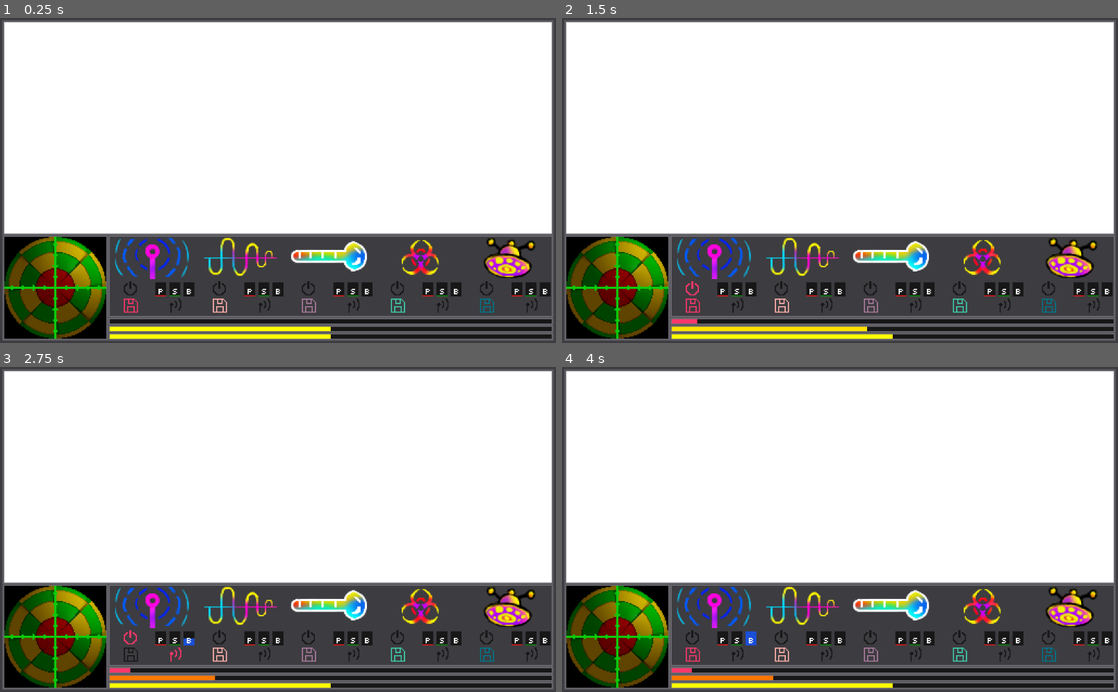
Above: before the commit, frames 1-4 (two rows, left to right).
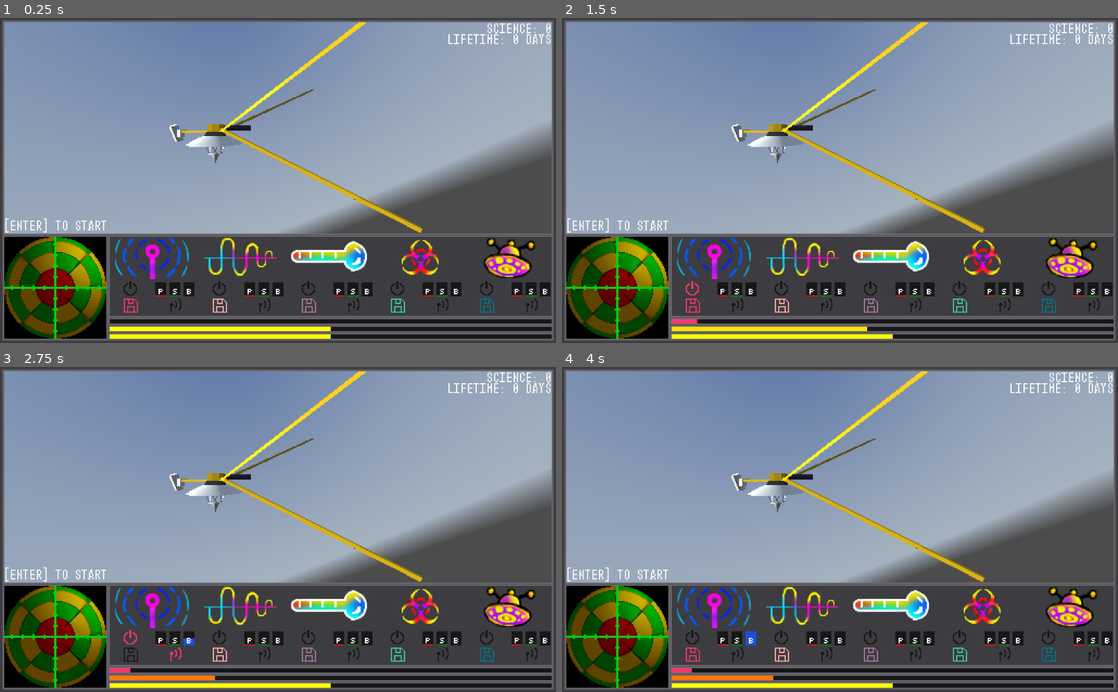
Above: after the commit, the same moments.

Repository: njmuggio/major-jam-isolation
Game: Godot game, scene res://MainLevel.tscn
The game is run twice, just before and just after one commit, with the same random seed, the same clock (stepped at 60 frames per second) and the same inputs. This scene is started directly instead of the project's main scene. A sky picture missing from this copy of the repository is replaced by a grey-blue gradient.
Inputs (mouse positions are in pixels of both pictures, inside the frame that each line leads up to):
- Up to frame 1 (0.25 s): no input
- Up to frame 2 (1.5 s): click (689, 287) at 0.52 s; click (689, 304) at 1.27 s
- Up to frame 3 (2.75 s): click (172, 653) at 2.02 s
- Up to frame 4 (4 s): click (689, 636) at 2.77 s; click (689, 653) at 3.52 s

The runs differ from the first frame. In frame 1, 64% of the frame differs, in the area x 0-100%, y 1-67%; in frame 2, 64%; in frame 3, 64%; in frame 4, 64%.

Commit message:
Fixed Viewport noise on Linux

Diff:
--- a/MainLevel.gd
+++ b/MainLevel.gd
@@ -90,7 +90,7 @@
 	var bearing = ship.transform.basis.z
 	var angle_to_earth = abs(rad2deg(targetBearing.angle_to(bearing)))
 	noiseShader.material.set_shader_param("seed", randf())
-	noiseShader.material.set_shader_param("density", max(0.0, range_lerp(angle_to_earth, 30, 180, 0.0, 0.5)))
+	noiseShader.material.set_shader_param("density", clamp(range_lerp(angle_to_earth, 30, 180, 0.0, 0.5), 0.0, 0.5))
 	noiseShader.material.set_shader_param("noise1", rand_range(35, 45))
 	noiseShader.material.set_shader_param("noise2", rand_range(10, 20))
 	noiseShader.material.set_shader_param("noise3", rand_range(45000, 65000))
--- a/MainLevel.tscn
+++ b/MainLevel.tscn
@@ -16,46 +16,10 @@
 [ext_resource path="res://textures/sensors/icons_spectro.png" type="Texture" id=14]
 [ext_resource path="res://textures/sensors/icons_heat.png" type="Texture" id=15]
 [ext_resource path="res://textures/sensors/icons_ufo1.png" type="Texture" id=16]
-
-[sub_resource type="Shader" id=1]
-code = "shader_type canvas_item;
-
-uniform float seed;
-uniform float density;
-uniform float noise1;
-uniform float noise2;
-uniform float noise3;
-
-float rand(vec2 coords)
-{
-	return fract(sin(dot(coords.xy, vec2(noise1, noise2))) * noise3);
-}
-
-void fragment()
-{
-	vec4 c = textureLod(SCREEN_TEXTURE, SCREEN_UV, 0.0).rgba;
-
-	if (density == 0.0)
-	{
-		COLOR = c;
-		return;
-	}
-
-	float _rand = rand(SCREEN_UV);
-	if (_rand > seed - density && _rand < seed + density)
-	{
-		c[0] *= _rand * rand(vec2(seed, SCREEN_UV[1]));
-		c[1] *= _rand * rand(vec2(seed, SCREEN_UV[0]));
-		c[2] *= _rand * rand(vec2(SCREEN_UV[1], seed));
-		c[3] *= density;
-	}
-
-	COLOR.rgba = c;
-}
-"
+[ext_resource path="res://ViewportNoise.shader" type="Shader" id=17]
 
 [sub_resource type="ShaderMaterial" id=2]
-shader = SubResource( 1 )
+shader = ExtResource( 17 )
 shader_param/seed = 0.0
 shader_param/density = 0.0
 shader_param/noise1 = 39.561
--- a/Tutorial.tscn
+++ b/Tutorial.tscn
@@ -16,58 +16,22 @@
 [ext_resource path="res://textures/sensors/icons_spectro.png" type="Texture" id=14]
 [ext_resource path="res://textures/sensors/icons_heat.png" type="Texture" id=15]
 [ext_resource path="res://textures/sensors/icons_ufo1.png" type="Texture" id=16]
-
-[sub_resource type="Shader" id=1]
-code = "shader_type canvas_item;
-
-uniform float seed;
-uniform float density;
-uniform float noise1;
-uniform float noise2;
-uniform float noise3;
-
-float rand(vec2 coords)
-{
-	return fract(sin(dot(coords.xy, vec2(noise1, noise2))) * noise3);
-}
-
-void fragment()
-{
-	vec4 c = textureLod(SCREEN_TEXTURE, SCREEN_UV, 0.0).rgba;
-
-	if (density == 0.0)
-	{
-		COLOR = c;
-		return;
-	}
-
-	float _rand = rand(SCREEN_UV);
-	if (_rand > seed - density && _rand < seed + density)
-	{
-		c[0] *= _rand * rand(vec2(seed, SCREEN_UV[1]));
-		c[1] *= _rand * rand(vec2(seed, SCREEN_UV[0]));
-		c[2] *= _rand * rand(vec2(SCREEN_UV[1], seed));
-		c[3] *= density;
-	}
-
-	COLOR.rgba = c;
-}
-"
-
-[sub_resource type="ShaderMaterial" id=2]
-shader = SubResource( 1 )
+[ext_resource path="res://ViewportNoise.shader" type="Shader" id=17]
+
+[sub_resource type="ShaderMaterial" id=1]
+shader = ExtResource( 17 )
 shader_param/seed = 0.0
 shader_param/density = 0.0
 shader_param/noise1 = 39.561
 shader_param/noise2 = 11.655
 shader_param/noise3 = 55125.5
 
-[sub_resource type="Environment" id=3]
+[sub_resource type="Environment" id=2]
 ambient_light_color = Color( 0.760784, 0.537255, 0.113725, 1 )
 ambient_light_energy = 0.49
 
-[sub_resource type="World" id=4]
-environment = SubResource( 3 )
+[sub_resource type="World" id=3]
+environment = SubResource( 2 )
 
 [node name="Node2D" type="Node2D"]
 script = ExtResource( 2 )
@@ -118,7 +82,7 @@
 [node name="Spatial" parent="UiControl/VBoxContainer/ViewportContainer/Viewport" instance=ExtResource( 3 )]
 
 [node name="ColorRect" type="ColorRect" parent="UiControl/VBoxContainer/ViewportContainer"]
-material = SubResource( 2 )
+material = SubResource( 1 )
 margin_right = 504.0
 margin_bottom = 195.0
 
--- /dev/null
+++ b/ViewportNoise.shader
@@ -0,0 +1,28 @@
+shader_type canvas_item;
+
+uniform float seed;
+uniform float density;
+uniform float noise1;
+uniform float noise2;
+uniform float noise3;
+
+float rand(vec2 coords)
+{
+	return fract(sin(dot(coords.xy, vec2(noise1, noise2))) * noise3);
+}
+
+void fragment()
+{
+	vec4 c = textureLod(SCREEN_TEXTURE, SCREEN_UV, 0.0).rgba;
+
+	float _rand = rand(SCREEN_UV);
+	if (_rand > seed - density && _rand < seed + density)
+	{
+		c[0] *= _rand * rand(vec2(seed, SCREEN_UV[1]));
+		c[1] *= _rand * rand(vec2(seed, SCREEN_UV[0]));
+		c[2] *= _rand * rand(vec2(SCREEN_UV[1], seed));
+		c[3] *= density;
+	}
+
+	COLOR.rgba = c;
+}
Not shown: 1 places in Tutorial.tscn that only renumber resources
